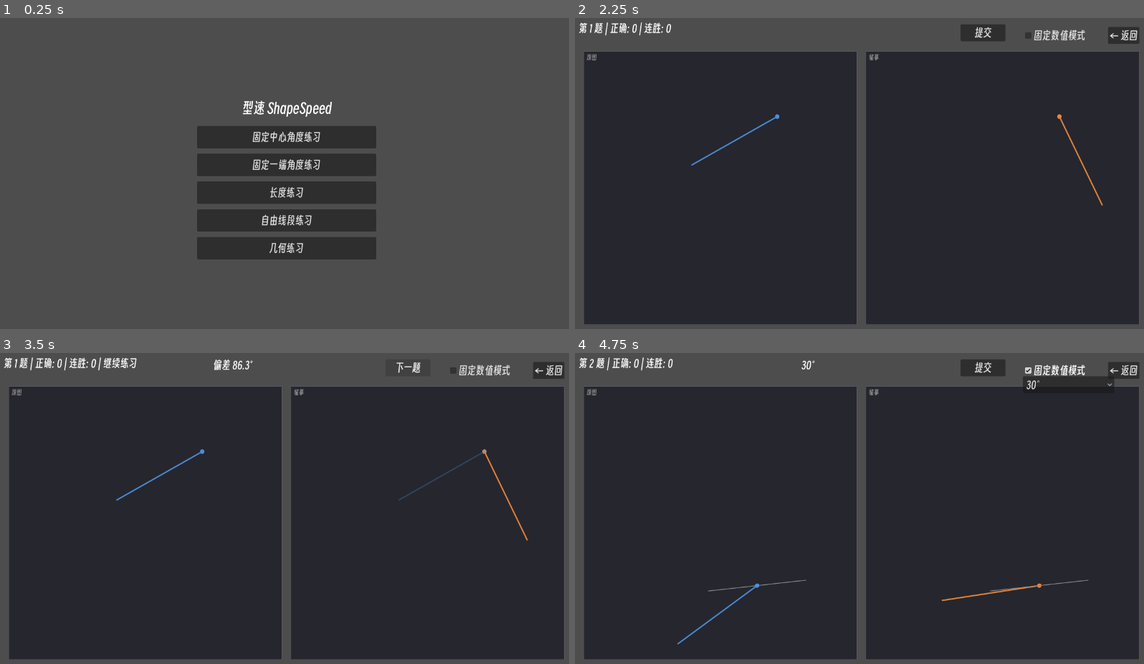
Above: before the commit, frames 1-4 (two rows, left to right).
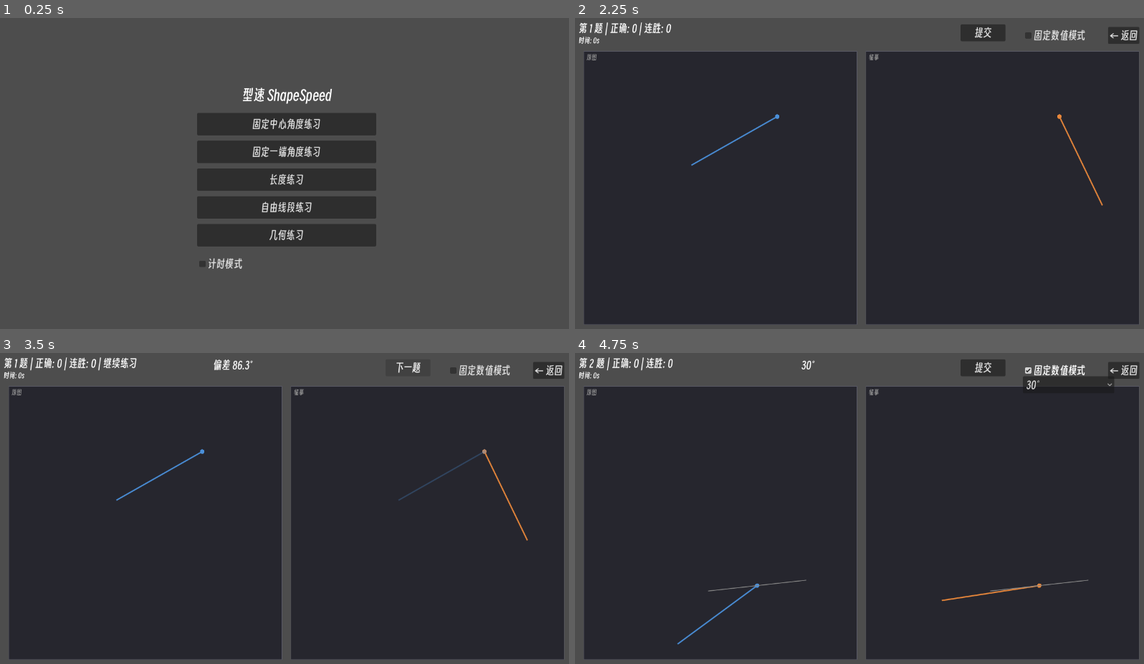
Above: after the commit, the same moments.

Repository: Andl-Liu/ShapeSpeed
Game: Godot game, scene res://src/scenes/menu.tscn
Two runs of this game, one before a commit and one after it. Both use one fixed random seed, a clock stepped at 60 frames per second and the inputs below.
Inputs:
- Up to frame 1 (0.25 s): no input
- Up to frame 2 (2.25 s): click "固定中心角度练习" at 0.5 s; click "← 返回" at 1.25 s; click "固定一端角度练习" at 2 s
- Up to frame 3 (3.5 s): click "提交" at 2.75 s
- Up to frame 4 (4.75 s): click "下一题" at 3.5 s; click "固定数值模式" at 4.25 s

The runs differ from the first frame. In frame 1, 7.9% of the frame differs, in the area x 34-67%, y 22-81%; in frame 2, less than 0.1%; in frame 3, less than 0.1%; in frame 4, less than 0.1%.

Commit message:
新增计时模式和音效

Diff:
--- a/project.godot
+++ b/project.godot
@@ -20,6 +20,7 @@
 Settings="*res://src/autoload/settings.gd"
 ExerciseFactory="*res://src/autoload/exercise_factory.gd"
 GameManager="*res://src/autoload/game_manager.gd"
+AudioManager="*res://src/autoload/audio_manager.gd"
 
 [display]
 
--- /dev/null
+++ b/src/autoload/audio_manager.gd
@@ -0,0 +1,39 @@
+extends Node
+
+## AudioManager — Autoload 单例
+##
+## 负责播放全局音效。所有音效共用同一个播放器：后播的音效会打断先播的，
+## 保证提交结果音效不会被未播完的倒计时提示音盖住。
+
+const SOUND_CORRECT := preload("res://assets/sounds/correct.wav")
+const SOUND_FAIL := preload("res://assets/sounds/fail.wav")
+const SOUND_TIME_UP := preload("res://assets/sounds/time_up.wav")
+
+var _player: AudioStreamPlayer = null
+
+
+func _ready() -> void:
+	_player = AudioStreamPlayer.new()
+	add_child(_player)
+
+
+## 提交通过（过关及以上）音效
+func play_correct() -> void:
+	_play(SOUND_CORRECT)
+
+
+## 提交未通过（继续练习）音效
+func play_fail() -> void:
+	_play(SOUND_FAIL)
+
+
+## 计时模式最后两秒提示音
+func play_time_up() -> void:
+	_play(SOUND_TIME_UP)
+
+
+func _play(stream: AudioStream) -> void:
+	if _player == null:
+		return
+	_player.stream = stream
+	_player.play()
--- a/src/autoload/game_manager.gd
+++ b/src/autoload/game_manager.gd
@@ -38,6 +38,10 @@
 var session_type: String = "angle_fixed_center"
 var session_difficulty: int = 0
 var session_options: Dictionary = {}
+
+# 计时模式配置（在菜单中修改；跨练习与菜单往返保持，reset_session 不清空）
+var timed_mode_enabled: bool = false
+var timed_mode_seconds: float = 30.0
 
 
 # ── 公开方法 ──
--- a/src/autoload/settings.gd
+++ b/src/autoload/settings.gd
@@ -34,5 +34,5 @@
 	"default_line_length": 180.0,
 	"center_dot_radius":   4.0,
 	"angle_arc_radius":    30.0,
-	"control_point_radius": 6.0,
+	"control_point_radius": 4.0,
 }
--- a/src/main.gd
+++ b/src/main.gd
@@ -16,6 +16,9 @@
 var _is_rotating: bool = false
 var _prev_mouse_angle_deg: float = 0.0
 var _dragging_point_id: int = -1
+var _elapsed_seconds: float = 0.0
+var _displayed_seconds: int = -1
+var _time_up_played: bool = false
 
 ## 两个区域的屏幕坐标矩形（每帧 _draw 前更新）
 var _original_rect := Rect2()
@@ -34,6 +37,7 @@
 @onready var _hint_label: Label = $UI/HintLabel
 @onready var _score_label: Label = $UI/ScoreLabel
 @onready var _back_btn: Button = $UI/BackBtn
+@onready var _time_label: Label = $UI/TimeLabel
 
 @onready var _fixed_checkbox: CheckBox = $UI/FixedValueCheckBox
 @onready var _fixed_dropdown: OptionButton = $UI/FixedValueDropdown
@@ -58,6 +62,27 @@
 
 	# 启动第一题
 	GameManager.start_new_exercise()
+
+
+# ── 时间与计时模式 ──
+
+func _process(delta: float) -> void:
+	if GameManager.get_state() != GameManager.State.PLAYING:
+		return
+
+	_elapsed_seconds += delta
+	var seconds: int = int(_elapsed_seconds)
+	if seconds != _displayed_seconds:
+		_displayed_seconds = seconds
+		_time_label.text = "时间: %ds" % seconds
+
+	# 计时模式：最后两秒播放提示音，达到目标秒数自动提交（提交后状态变化，本函数随即停止）
+	if GameManager.timed_mode_enabled:
+		if not _time_up_played and _elapsed_seconds >= GameManager.timed_mode_seconds - 2.0:
+			_time_up_played = true
+			AudioManager.play_time_up()
+		if _elapsed_seconds >= GameManager.timed_mode_seconds:
+			GameManager.submit_current_exercise()
 
 
 # ── 渲染 ──
@@ -143,7 +168,6 @@
 				var cp: Vector2 = _logical_to_screen(item["center"], area_center, logical_center, scale_current)
 				var cp_radius: float = item.get("radius", Settings.CANVAS.control_point_radius) * scale_current
 				draw_circle(cp, cp_radius, color)
-				draw_arc(cp, cp_radius, 0.0, TAU, 32, Color(1.0, 1.0, 1.0, 0.9 * alpha), 2.0, true)
 
 
 func _logical_to_screen(logical_pos: Vector2, area_center: Vector2, logical_center: Vector2, scale_current: float) -> Vector2:
@@ -270,6 +294,10 @@
 	_exercise.geometry_changed.connect(queue_redraw)
 	_is_rotating = false
 	_dragging_point_id = -1
+	_elapsed_seconds = 0.0
+	_displayed_seconds = -1
+	_time_up_played = false
+	_time_label.text = "时间: 0s"
 
 	_submit_btn.text = "提交"
 	_submit_btn.disabled = false
@@ -298,6 +326,12 @@
 
 func _on_result_ready(result: Dictionary) -> void:
 	_submit_btn.text = "下一题"
+
+	# 结果音效：过关及以上播 correct，继续练习播 fail
+	if result.get("rating", BaseExercise.Rating.PRACTICE) == BaseExercise.Rating.PRACTICE:
+		AudioManager.play_fail()
+	else:
+		AudioManager.play_correct()
 
 	var rating: String = _rating_display_text(result.get("rating", BaseExercise.Rating.PRACTICE))
 
--- a/src/menu.gd
+++ b/src/menu.gd
@@ -4,6 +4,8 @@
 # ── 子节点引用 ──
 
 @onready var _button_container: VBoxContainer = $VBox/ButtonContainer
+@onready var _timed_checkbox: CheckBox = $VBox/TimedModeCheckBox
+@onready var _timed_input: LineEdit = $VBox/TimedSecondsInput
 
 
 # ── 生命周期 ──
@@ -16,9 +18,38 @@
 		btn.pressed.connect(_on_exercise_selected.bind(type))
 		_button_container.add_child(btn)
 
+	# 计时模式 UI：先从 GameManager 同步，再连接信号（避免初始化触发回调）
+	_timed_checkbox.button_pressed = GameManager.timed_mode_enabled
+	_timed_input.visible = GameManager.timed_mode_enabled
+	_timed_input.text = str(int(GameManager.timed_mode_seconds))
+	_timed_checkbox.toggled.connect(_on_timed_mode_toggled)
+	_timed_input.text_submitted.connect(_on_timed_seconds_submitted)
+
 
 # ── 信号回调 ──
 
 func _on_exercise_selected(type: String) -> void:
 	GameManager.session_type = type
 	get_tree().change_scene_to_file("res://src/scenes/main.tscn")
+
+
+## 计时模式开关：切换 GameManager 配置并显示/隐藏秒数输入框
+func _on_timed_mode_toggled(checked: bool) -> void:
+	GameManager.timed_mode_enabled = checked
+	_timed_input.visible = checked
+	if checked:
+		_timed_input.grab_focus()
+
+
+## 秒数输入回车提交：正整数 1~600 生效（>600 截为 600），非法输入恢复当前值
+func _on_timed_seconds_submitted(text: String) -> void:
+	var value: int = 0
+	var cleaned: String = text.strip_edges()
+	if cleaned.is_valid_int():
+		value = cleaned.to_int()
+	if value < 1:
+		_timed_input.text = str(int(GameManager.timed_mode_seconds))
+		return
+	value = min(value, 600)
+	GameManager.timed_mode_seconds = float(value)
+	_timed_input.text = str(value)
--- a/src/scenes/main.tscn
+++ b/src/scenes/main.tscn
@@ -32,6 +32,14 @@
 offset_bottom = 36.0
 theme_override_font_sizes/font_size = 24
 text = "总分: 0"
+
+[node name="TimeLabel" type="Label" parent="UI"]
+offset_left = 8.0
+offset_top = 40.0
+offset_right = 210.0
+offset_bottom = 64.0
+theme_override_font_sizes/font_size = 16
+text = "时间: 0s"
 
 [node name="FixedValueCheckBox" type="CheckBox" parent="UI" unique_id=-1356491686]
 visible = false
--- a/src/scenes/menu.tscn
+++ b/src/scenes/menu.tscn
@@ -35,3 +35,12 @@
 [node name="ButtonContainer" type="VBoxContainer" parent="VBox"]
 layout_mode = 2
 theme_override_constants/separation = 12
+
+[node name="TimedModeCheckBox" type="CheckBox" parent="VBox"]
+layout_mode = 2
+text = "计时模式"
+
+[node name="TimedSecondsInput" type="LineEdit" parent="VBox"]
+visible = false
+layout_mode = 2
+placeholder_text = "30"
Not shown, added: assets/sounds/correct.wav.import
Not shown, added: assets/sounds/fail.wav.import
Not shown, added: assets/sounds/time_up.wav.import
Not shown, added: src/autoload/audio_manager.gd.uid
Not shown, added: assets/sounds/correct.wav
Not shown, added: assets/sounds/fail.wav
Not shown, added: assets/sounds/time_up.wav
